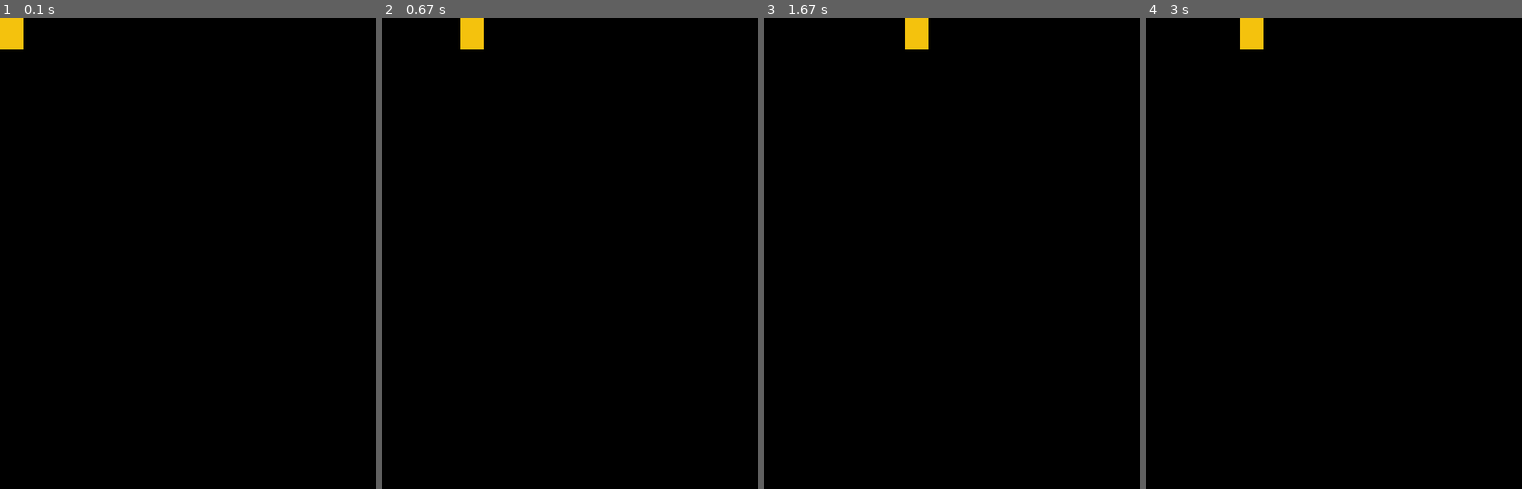
Above: before the commit, frames 1-4 (left to right).
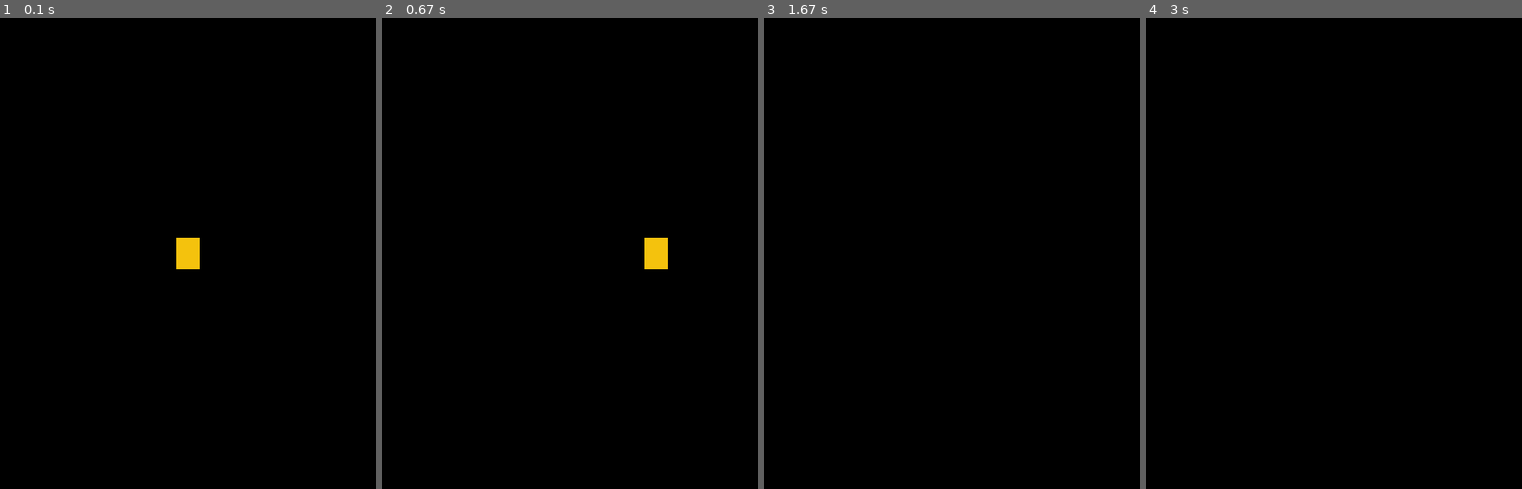
Above: after the commit, the same moments.

Repository: Seigakuin/platformer
Game: pygame game, started from main.py
The game is run twice, just before and just after one commit, with the same random seed, the same clock (stepped at 60 frames per second) and the same inputs.
Inputs:
- Up to frame 1 (0.1 s): no input
- Up to frame 2 (0.67 s): hold Right from 0.33 s (still down)
- Up to frame 3 (1.67 s): release Right at 0.8 s; hold Right 0.83-1.3 s; hold Left from 1.33 s (still down)
- Up to frame 4 (3 s): release Left at 1.87 s

The runs differ from the first frame. In frame 1, 0.8% of the frame differs, in the area x 0-54%, y 0-54%; in frame 2, 0.8%; in frame 3, 0.4%; in frame 4, 0.4%.

Commit message:
apply motion / nonstop

Diff:
--- a/sprites.py
+++ b/sprites.py
@@ -2,23 +2,33 @@
 import pygame as pg
 from settings import *
 
+vec = pg.math.Vector2
 
+
+# noinspection PyArgumentList
 class Player(pg.sprite.Sprite):
     def __init__(self):
         super().__init__()
         self.image = pg.Surface((30, 40))
         self.image.fill(YELLOW)
         self.rect = self.image.get_rect()
+        self.rect.center = (WIDTH / 2, HEIGHT / 2)
+        self.pos = vec(WIDTH / 2, HEIGHT / 2)
+        self.vel = vec(0, 0)
+        self.acc = vec(0, 0)
+
         self.vx = 0
         self.vy = 0
 
     def update(self):
-        self.vx = 0
+        self.acc = vec(0, 0)
         keys = pg.key.get_pressed()
         if keys[pg.K_LEFT]:
-            self.vx = -5
+            self.acc.x = -0.5
         if keys[pg.K_RIGHT]:
-            self.vx = 5
+            self.acc.x = 0.5
 
-        self.rect.x += self.vx
-        self.rect.y += self.vy
+        self.vel += self.acc
+        self.pos += self.vel + 0.5 * self.acc
+
+        self.rect.center = self.pos
